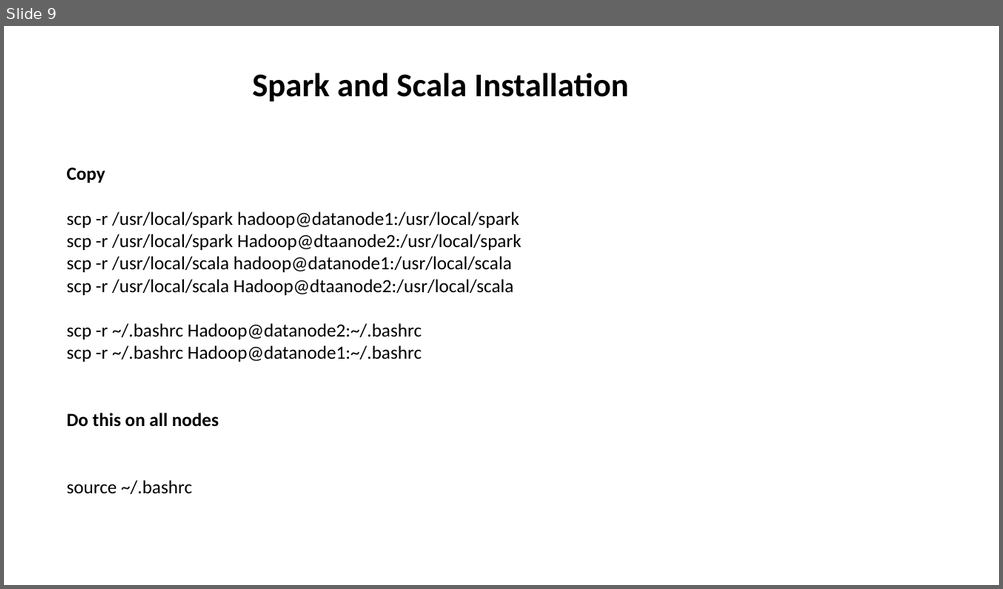
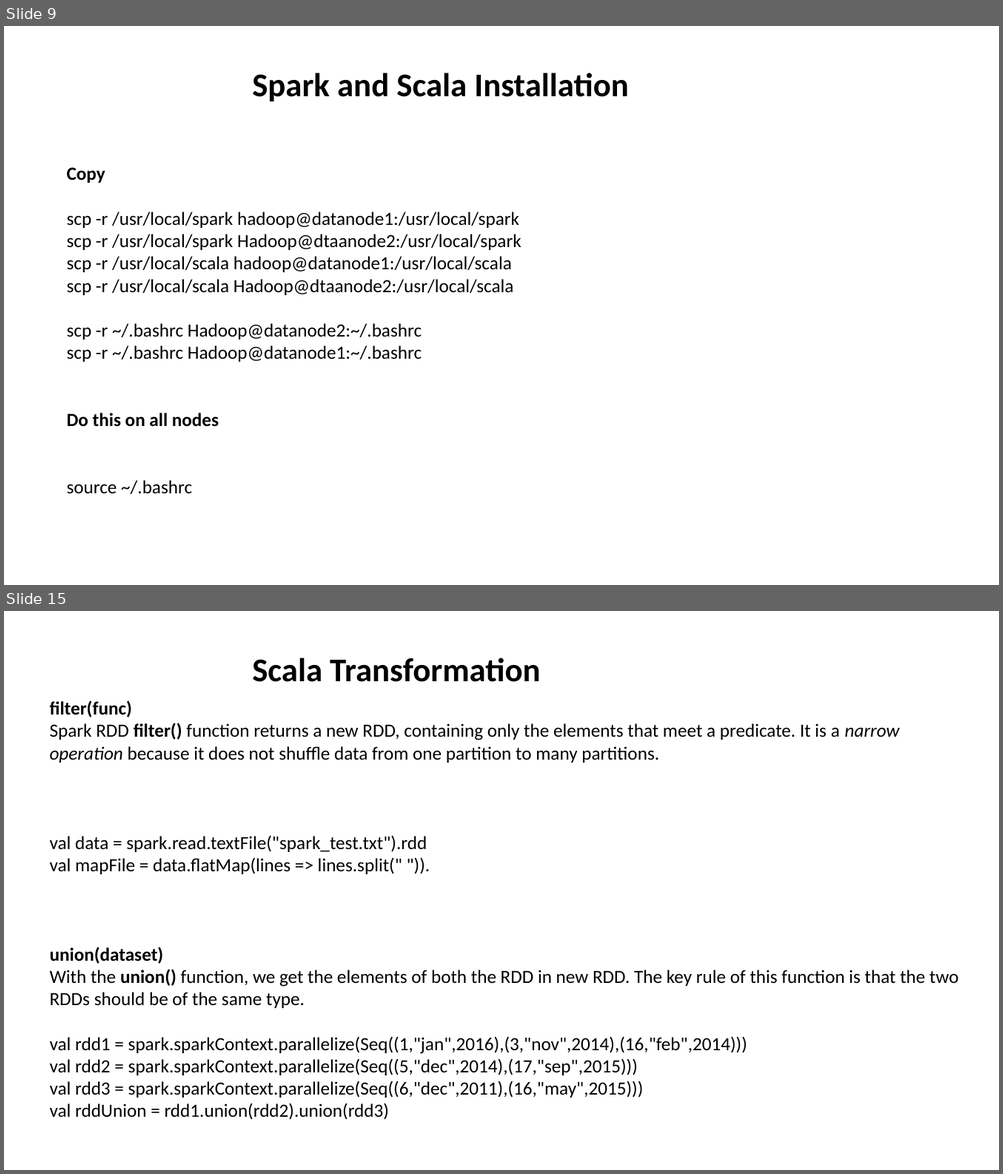
Before and after one commit to aashmishra/Bigdata_ppt, a slide deck: sparkscala.pptx. Shown one above the other, each under a label of ours: slide 9 before the commit, slides 9 and 15 after it; the slides between them are not shown. The pictures are 1003x589 and 1003x1174 pixels, drawn with LibreOffice and Linux fonts; fonts in the diff are those of the drawing. Boxes give left, top, right and bottom in pixels: in the first picture for what was removed or moved away, otherwise in the second. Text is boxed around its words. In the diff, an @@ line names an element or a change of style, - is before the commit and + after.

```diff
--- a/sparkscala.pptx
+++ b/sparkscala.pptx
@@ slide 15 added at bbox=[4, 611, 999, 1170], background #FFFFFF @@
@@ text added at bbox=[252, 658, 540, 682], 32 pt, text #000000, bold @@
+Scala Transformation
@@ text added at bbox=[50, 701, 958, 1120], 18 pt, text #000000 @@
+filter(func)
+Spark RDD filter() function returns a new RDD, containing only the elements that meet a predicate. It is a narrow operation because it does not shuffle data from one partition to many partitions.
+val data = spark.read.textFile("spark_test.txt").rdd
+val mapFile = data.flatMap(lines => lines.split(" ")).
+union(dataset)
+With the union() function, we get the elements of both the RDD in new RDD. The key rule of this function is that the two RDDs should be of the same type.
+val rdd1 = spark.sparkContext.parallelize(Seq((1,"jan",2016),(3,"nov",2014),(16,"feb",2014)))
+val rdd2 = spark.sparkContext.parallelize(Seq((5,"dec",2014),(17,"sep",2015)))
+val rdd3 = spark.sparkContext.parallelize(Seq((6,"dec",2011),(16,"may",2015)))
+val rddUnion = rdd1.union(rdd2).union(rdd3)
```
Also in this commit, not shown: 12 other slides added, 1 slide removed.
